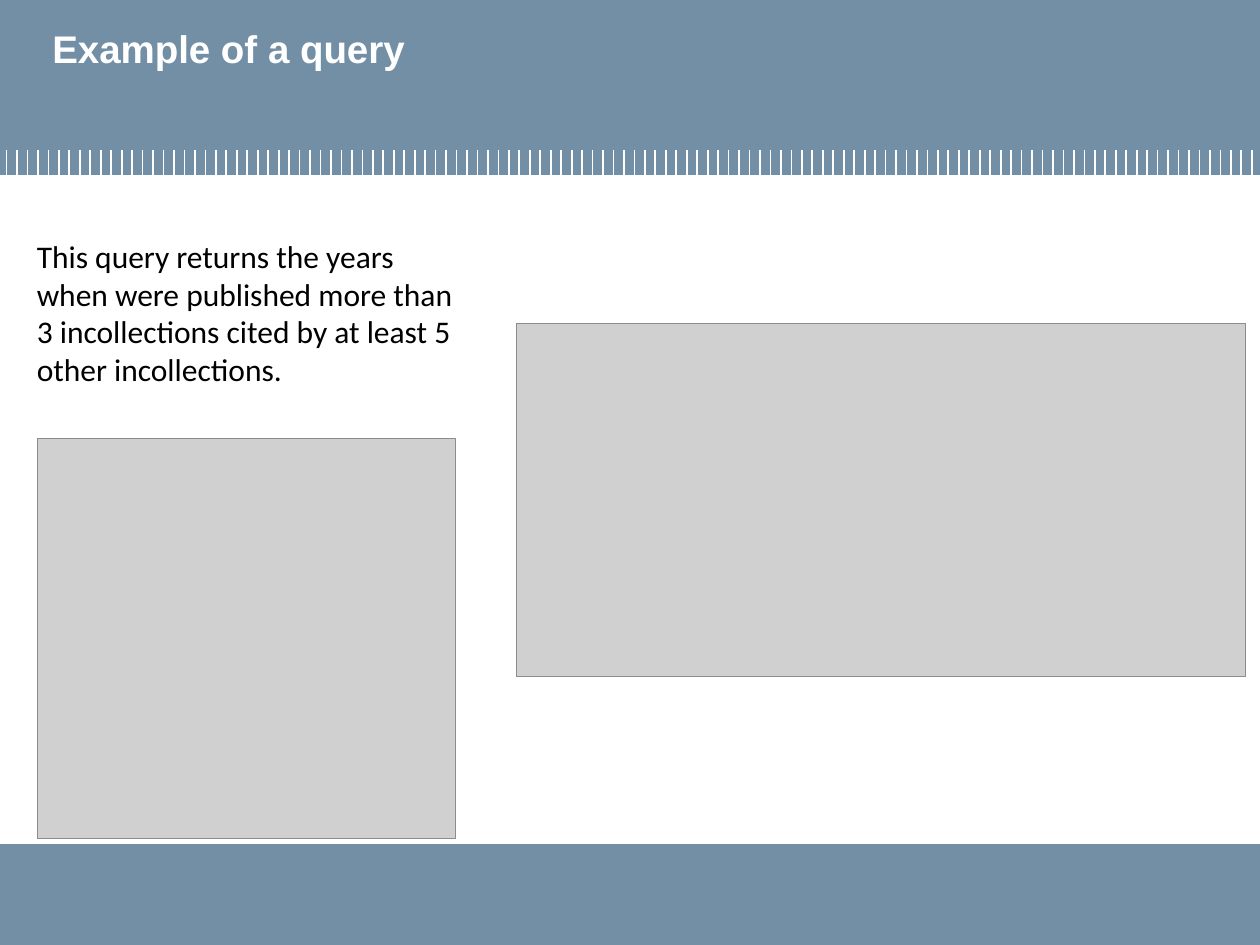
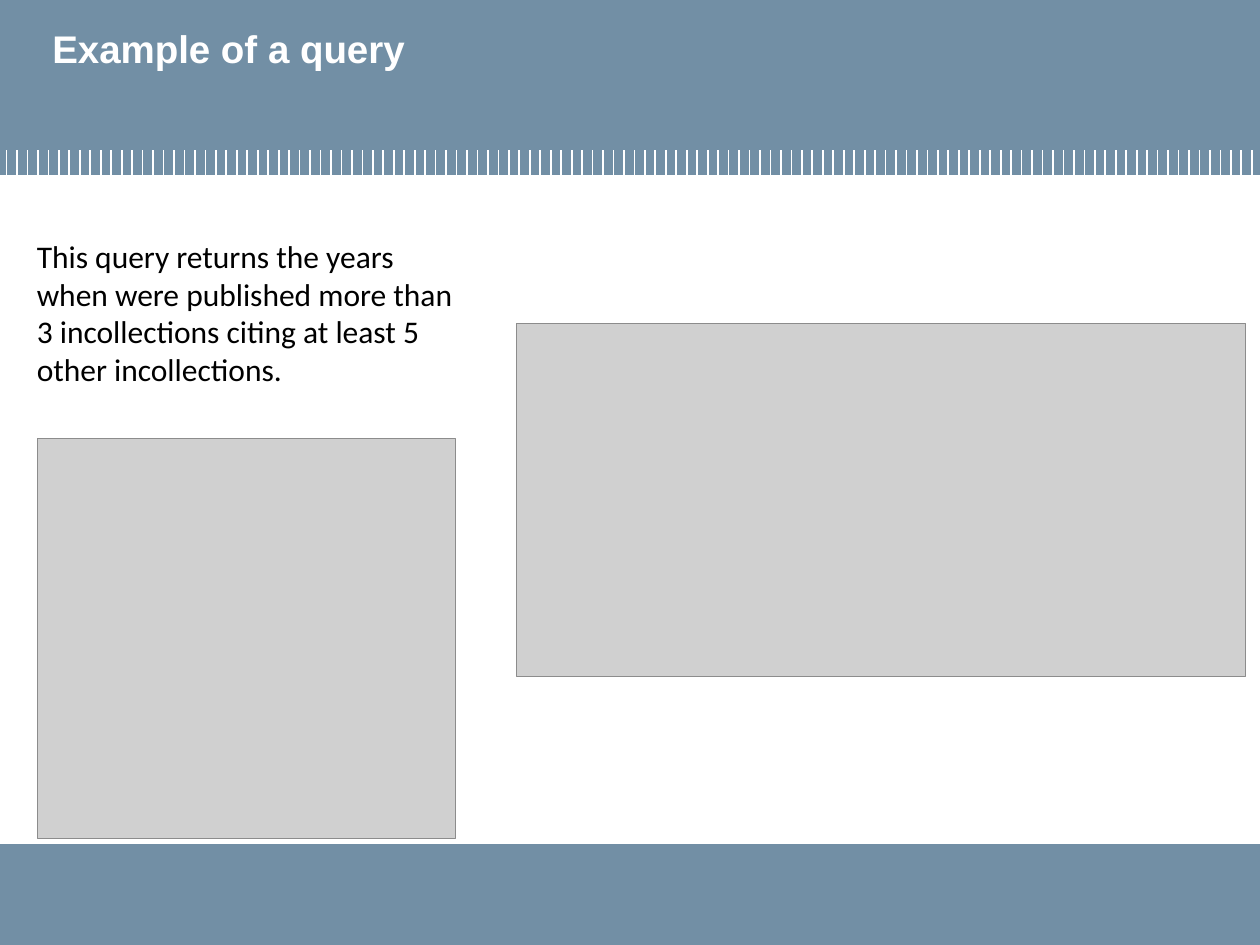
Before and after one commit to MarcoLucaPrevitera/BigData-Project, a slide deck: slide 36 of Presentation/FinalPresentation.pptx (slide 35 before the commit). Drawn at 1260x945 pixels with LibreOffice and Linux fonts; fonts in the diff are those of the drawing; grey boxes stand for pictures; background and template pictures are left out. Boxes give left, top, right and bottom in pixels: in the first picture for what was removed or moved away, otherwise in the second. Text is boxed around its words. In the diff, an @@ line names an element or a change of style, - is before the commit and + after.

```diff
--- a/Presentation/FinalPresentation.pptx
+++ b/Presentation/FinalPresentation.pptx
@@ text at box(37, 246, 452, 382): text changed @@
-This query returns the years when were published more than 3 incollections cited by at least 5 other incollections.
+This query returns the years when were published more than 3 incollections citing at least 5 other incollections.
```
Also in this commit, not shown: 11 other slides changed, 2 slides added, 1 other file.
